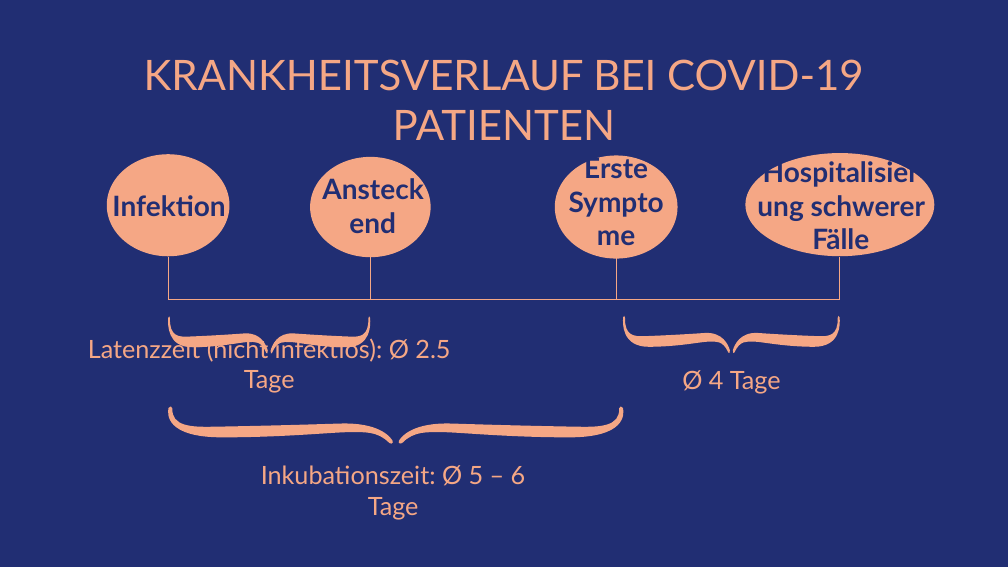
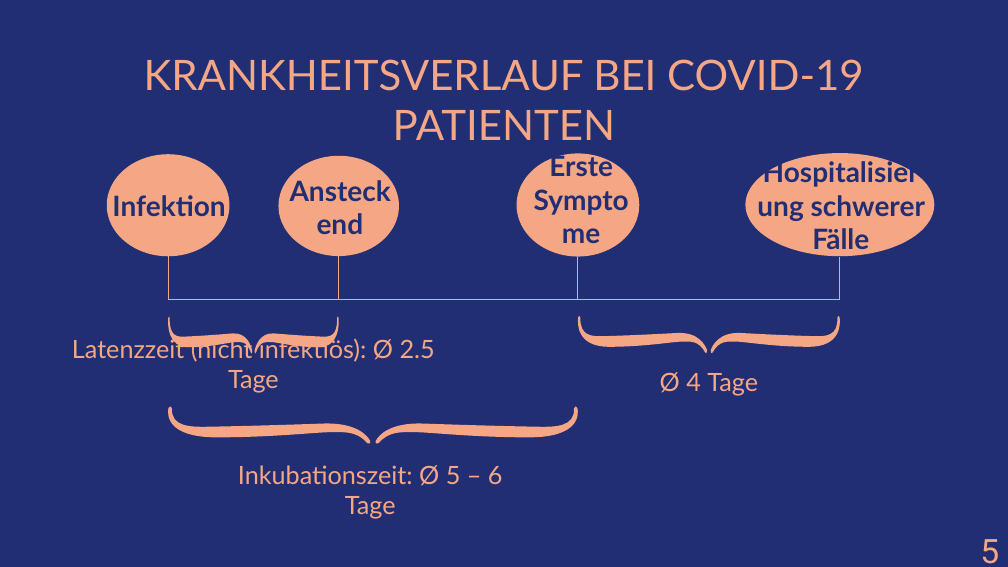
Before and after one commit to amarquard089/Covid19-Hospitalisierungsrate, a slide deck: slide 5 of Praesentation/COVID-19 Hospitalisierungsrate .ppt.pptx. Drawn at 1008x567 pixels with LibreOffice and Linux fonts; fonts in the diff are those of the drawing. Boxes give left, top, right and bottom in pixels: in the first picture for what was removed or moved away, otherwise in the second. Text is boxed around its words. In the diff, an @@ line names an element or a change of style, - is before the commit and + after.

```diff
--- a/Praesentation/COVID-19 Hospitalisierungsrate .ppt.pptx
+++ b/Praesentation/COVID-19 Hospitalisierungsrate .ppt.pptx
@@ ellipse: place and size @@
-ellipse at [310, 157, 431, 258]
+ellipse at [278, 156, 399, 257]
@@ ellipse: place and size @@
-ellipse at [554, 155, 677, 258]
+ellipse at [516, 153, 639, 256]
@@ text "Erste Symptome": place and size @@
-text "Erste Symptome" at [584, 154, 648, 179]
+text "Erste Symptome" at [549, 152, 613, 177]
@@ title "Ansteckend": place and size @@
-title "Ansteckend" at [311, 181, 434, 229]
+title "Ansteckend" at [278, 182, 401, 230]
@@ line moved from (370, 257) - (370, 299) to (339, 256) - (339, 299) @@
@@ line moved from (616, 257) - (616, 299) to (578, 257) - (578, 299) @@
@@ freeform shape: place and size @@
-freeform shape at [168, 317, 371, 354]
+freeform shape at [168, 317, 339, 354]
@@ freeform shape: place and size @@
-freeform shape at [623, 316, 840, 353]
+freeform shape at [578, 316, 840, 353]
@@ title "Latenzzeit (nicht infektiös): Ø 2.5 ...": place and size @@
-title "Latenzzeit (nicht infektiös): Ø 2.5 ..." at [88, 336, 450, 393]
+title "Latenzzeit (nicht infektiös): Ø 2.5 ..." at [72, 336, 435, 393]
@@ title "Ø 4 Tage": place and size @@
-title "Ø 4 Tage" at [682, 370, 781, 394]
+title "Ø 4 Tage" at [660, 372, 758, 395]
@@ freeform shape: place and size @@
-freeform shape at [168, 406, 624, 444]
+freeform shape at [168, 406, 579, 444]
@@ title "Inkubationszeit: Ø 5 – 6 ...": place and size @@
-title "Inkubationszeit: Ø 5 – 6 ..." at [261, 465, 526, 519]
+title "Inkubationszeit: Ø 5 – 6 ..." at [238, 465, 503, 519]
@@ text added at [980, 539, 999, 564], 24 pt, text #F5A785 @@
+5
```
Also in this commit, not shown: 21 other slides changed, 1 slide added, 1 slide removed, 1 other file.
